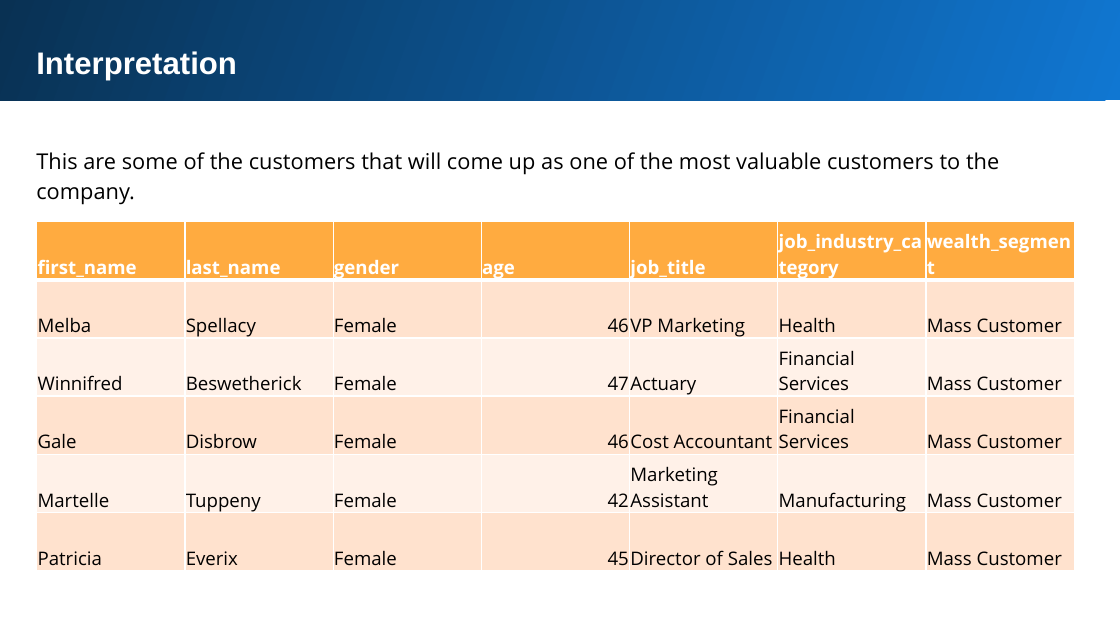
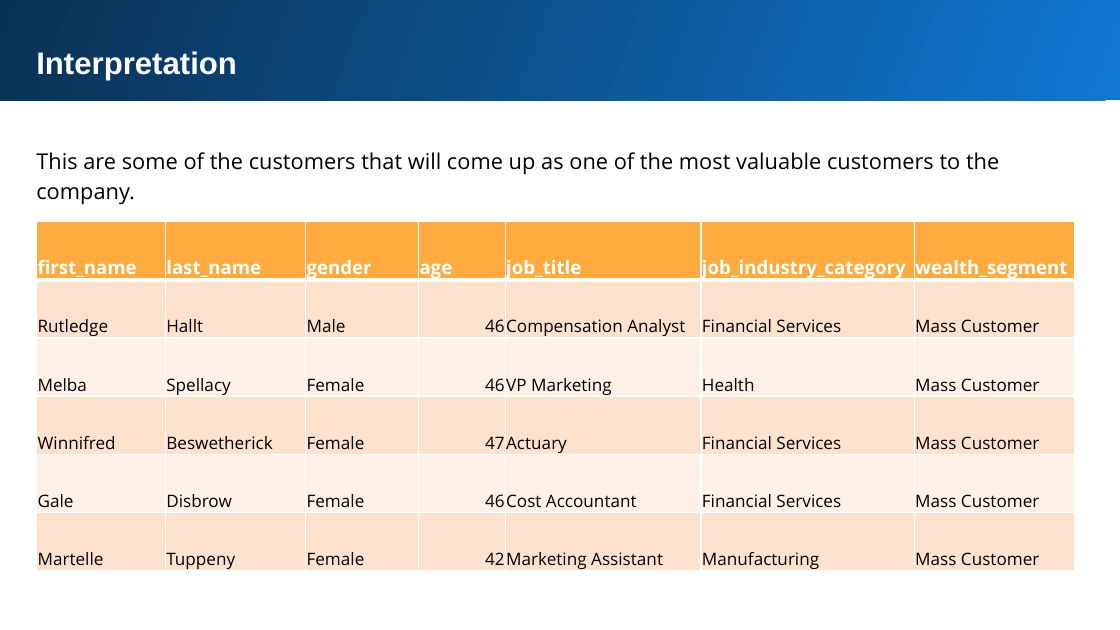
Before and after one commit to arunsacharyadev/KPMG_virtual_internship, a slide deck: slide 12 of Task 2(Data Insights)/KPMG Task 2.pptx. Drawn at 1120x630 pixels with LibreOffice and Linux fonts; fonts in the diff are those of the drawing. Boxes give left, top, right and bottom in pixels: in the first picture for what was removed or moved away, otherwise in the second. Text is boxed around its words. In the diff, an @@ line names an element or a change of style, - is before the commit and + after.

```diff
--- a/Task 2(Data Insights)/KPMG Task 2.pptx
+++ b/Task 2(Data Insights)/KPMG Task 2.pptx
@@ table at bbox=[37, 222, 1074, 573] @@
+row 2: Rutledge | Hallt | Male | 46 | Compensation Analyst | Financial Services | Mass Customer
-row 6: Patricia | Everix | Female | 45 | Director of Sales | Health | Mass Customer
@@ size 12 to 11 pt in "46", "Mass Customer", "Female", "Mass Customer" and 7 more places @@
```
Also in this commit, not shown: 7 other slides changed, 1 slide added, 1 slide removed, 1 other file.
